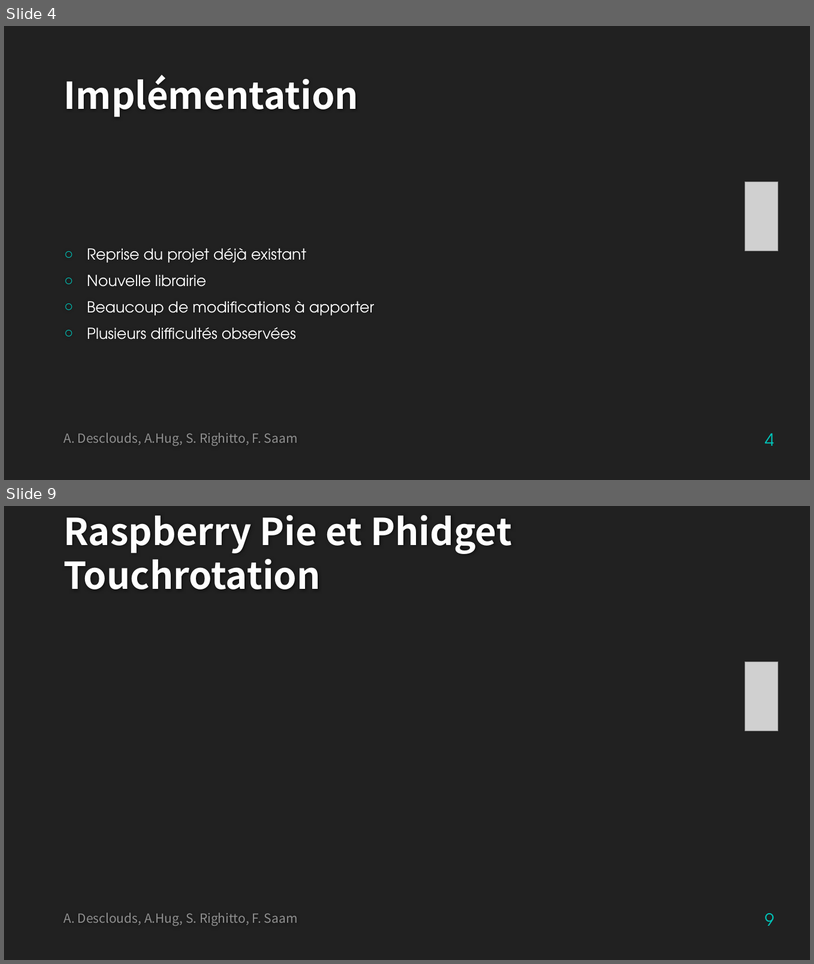
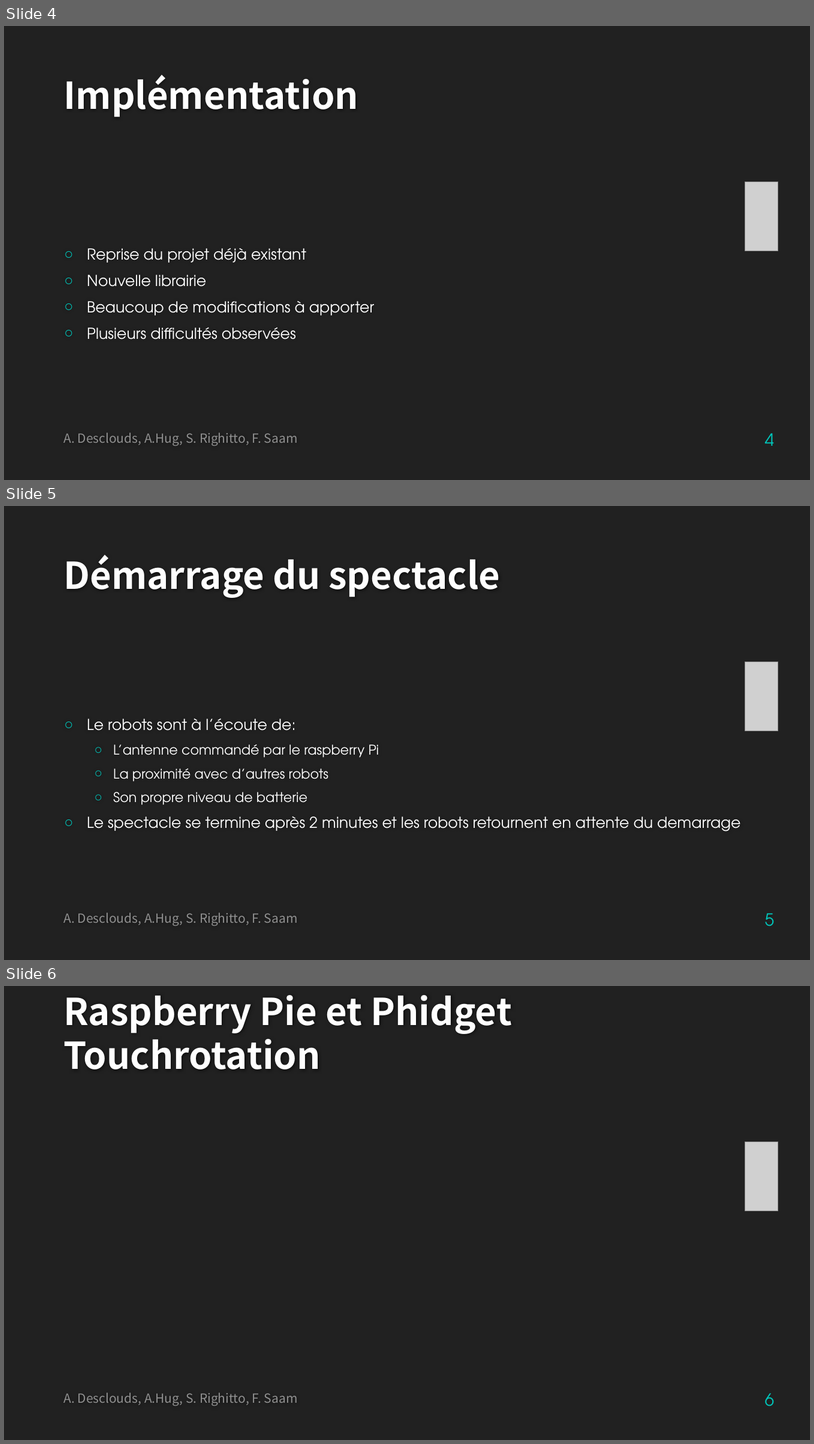
Before and after one commit to SimoneRighitto/SFT15_Elisa, a slide deck: Elisa-3_presentation.pptx. Shown one above the other, each under a label of ours: slides 4 and 9 before the commit, slides 4, 5 and 6 after it; the slides between them are not shown. The pictures are 814x964 and 814x1444 pixels, drawn with LibreOffice and Linux fonts; fonts in the diff are those of the drawing; grey boxes stand for pictures; background and template pictures are left out. Boxes give left, top, right and bottom in pixels: in the first picture for what was removed or moved away, otherwise in the second. Text is boxed around its words. In the diff, an @@ line names an element or a change of style, - is before the commit and + after.

```diff
--- a/Elisa-3_presentation.pptx
+++ b/Elisa-3_presentation.pptx
@@ slide 5 added at <box>4,506,810,960</box>, background #212121 @@
@@ title added at <box>63,555,500,598</box>, 44 pt, text #FEFEFE, bold @@
+Démarrage du spectacle
@@ picture added at <box>746,661,779,730</box> @@
@@ text added at <box>87,718,741,831</box>, 18 pt, text #FFFFFF @@
+○ Le robots sont à l’écoute de:
+  ○ L’antenne commandé par le raspberry Pi
+  ○ La proximité avec d’autres robots
+  ○ Son propre niveau de batterie
+○ Le spectacle se termine après 2 minutes et les robots retournent en attente du demarrage
@@ text added at <box>63,912,298,925</box>, 15 pt, text #909090 @@
+A. Desclouds, A.Hug, S. Righitto, F. Saam
@@ page number added at <box>765,913,775,926</box>, 20 pt, text #00C6BB @@
+5
@@ what was slide 9 is now slide 6 @@
@@ page number at <box>765,1393,775,1406</box>: text changed @@
-9
+6
```
Also in this commit, not shown: 7 slides changed, 8 other slides added, 1 other file.
